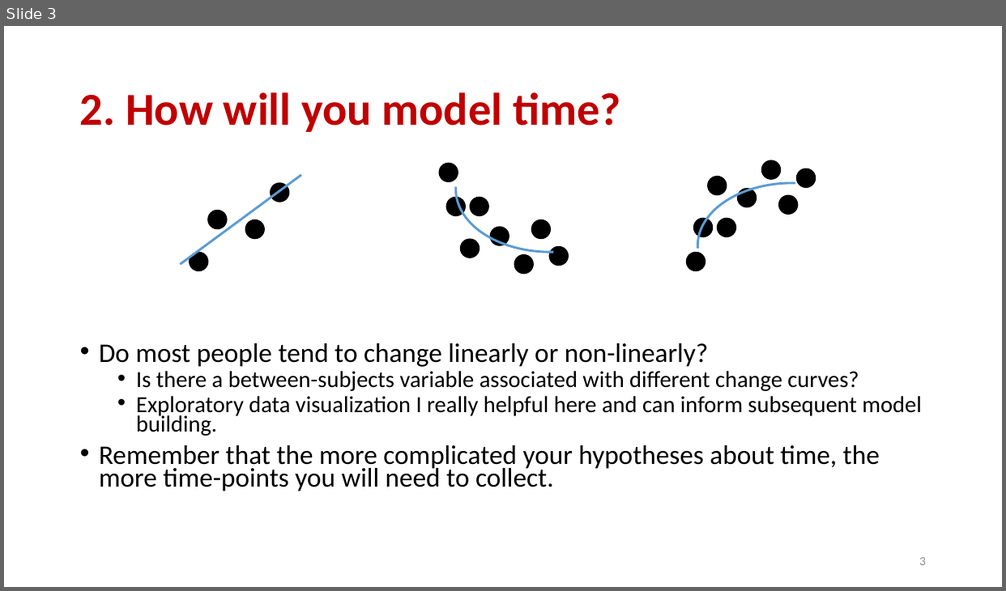
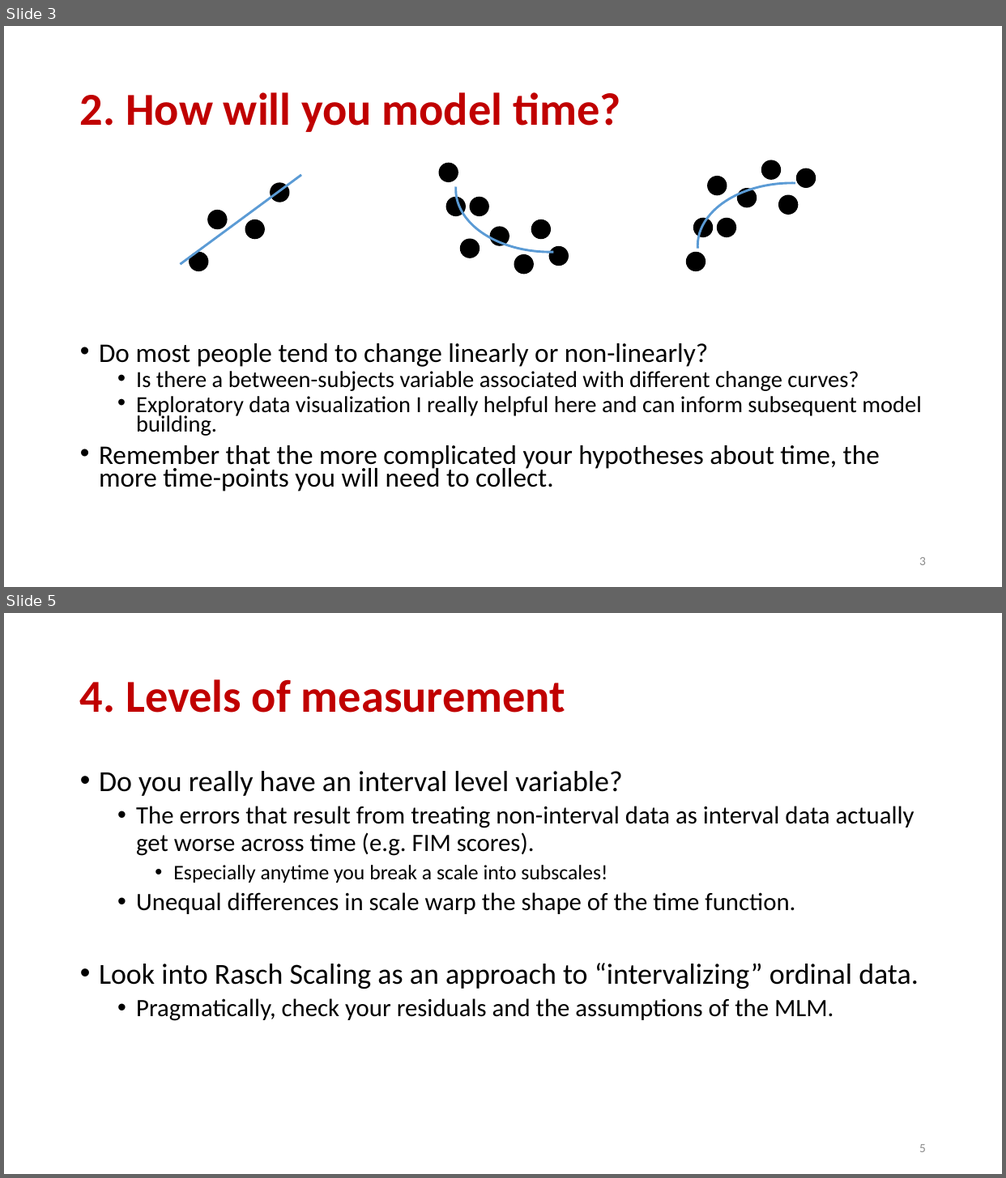
Before and after one commit to keithlohse/LMER_Clinical_Science, a slide deck: lohse ACRM 2017 tips.pptx. Shown one above the other, each under a label of ours: slide 3 before the commit, slides 3 and 5 after it; the slides between them are not shown. The pictures are 1006x591 and 1006x1178 pixels, drawn with LibreOffice and Linux fonts; fonts in the diff are those of the drawing. Boxes give left, top, right and bottom in pixels: in the first picture for what was removed or moved away, otherwise in the second. Text is boxed around its words. In the diff, an @@ line names an element or a change of style, - is before the commit and + after.

```diff
--- a/lohse ACRM 2017 tips.pptx
+++ b/lohse ACRM 2017 tips.pptx
@@ slide 5 added at (4,613,1002,1174), background #FFFFFF @@
@@ title added at (80,679,565,713), 44 pt, text #C00000, bold @@
+4. Levels of measurement
@@ text added at (99,771,918,1021), 24 pt, text #000000 @@
+• Do you really have an interval level variable?
+  • The errors that result from treating non-interval data as interval data actually get worse across time (e.g. FIM scores).
+    • Especially anytime you break a scale into subscales!
+  • Unequal differences in scale warp the shape of the time function.
+• Look into Rasch Scaling as an approach to “intervalizing” ordinal data.
+  • Pragmatically, check your residuals and the assumptions of the MLM.
@@ page number added at (919,1144,926,1152), 12 pt, text #8C8C8C @@
+5
```
Also in this commit, not shown: 7 slides changed, 3 other slides added, 1 other file.
